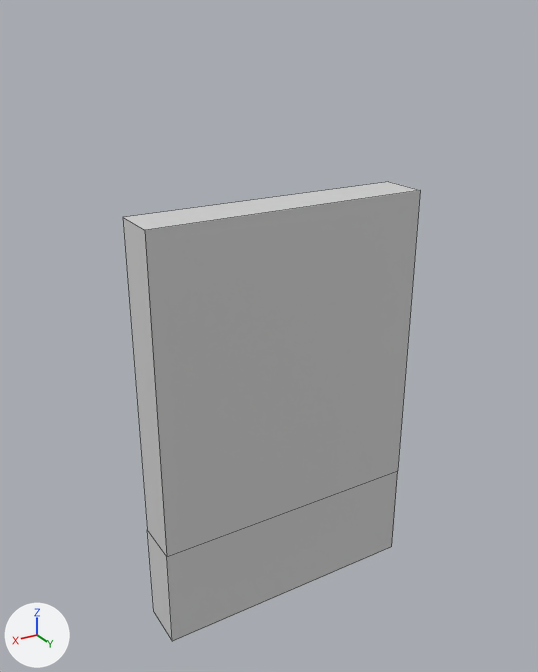
Two versions of the OBJ model Assets/Art/3D/wall.obj, one commit apart.
Both versions are drawn from a 50 mm lens placed at (2.48, 4.14, 4.09), pointed at (0.06, 0.1, 2.07). Arrows for +X, +Y and +Z are at lower left; the lights stay in place. Mesh edges are drawn as thin lines. Where no turn or scale is listed for an object, it has been applied to the vertices.

The first picture shows 'Plane_Plane.002'.
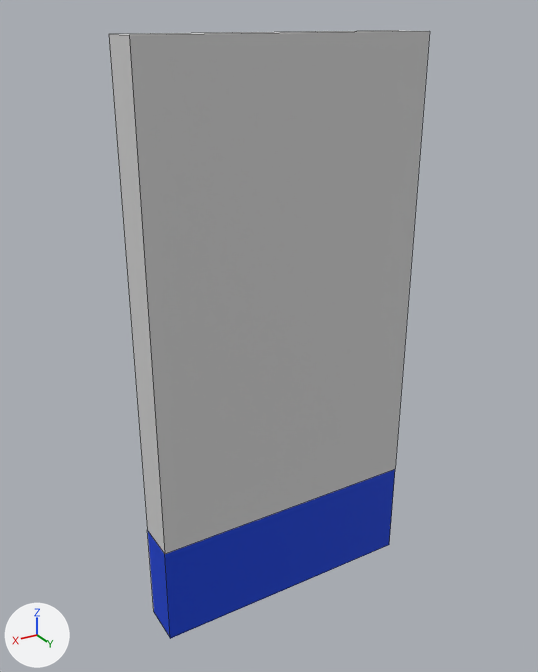
Changed parts and their boxes (x1, y1, x2, y2) in the pictures (538 x 672 px):
```json
{"object": "Plane_Plane.002", "change": "recoloured, reshaped", "before": [123, 182, 420, 642], "after": [109, 30, 429, 639], "on screen": "grey to blue, 8% wider, 32% taller"}
```

The change, as JSON lines over the scene's bpy script:
```json
{"op": "add", "block": "mat_wall_orange", "code": ["mat_wall_orange = principled_material('wall_orange')", "mat_wall_orange.base_color = (0.0, 0.0463, 0.64)  # blue #003dd1", "mat_wall_orange.roughness = 0.69"]}
{"block": "me_plane_plane_002", "where": "me_plane_plane_002.from_pydata(...)  # 12 vertices, 10 faces; spans x -1.0..1.0, y 0.0..0.33, z 0.0..3.0"}
{"block": "me_plane_plane_002", "where": "# used by ob_plane_plane_002; location = (0.0, 0.0, 0.0)"}
{"block": "me_plane_plane_002", "where": "# before: 4 (-1.0, 0.33, 0.0) at pixel (391, 546), 5 (1.0, 0.33, 0.0) at pixel (172, 641), 8 (1.0, 0.33, 0.75) at pixel (166, 556), 11 (-1.0, 0.33, 0.75) at pixel (397, 470)"}
{"block": "me_plane_plane_002", "change": "me_plane_plane_002 part 1"}
{"op": "add", "block": "me_plane_plane_002", "code": "for i in [4, 5, 8, 11]: me_plane_plane_002.vertices[i].co += Vector((0.0, -0.03, 0.0))"}
{"op": "set", "path": "me_plane_plane_002.vertices[2].co", "old": "(-1.0, 0.0, 3.0)", "new": "(-1.0, 0.0, 4.0)", "note": "pixel (388, 181) -> pixel (398, 30)"}
{"op": "set", "path": "me_plane_plane_002.vertices[3].co", "old": "(1.0, 0.0, 3.0)", "new": "(1.0, 0.0, 4.0)", "note": "pixel (122, 217) -> pixel (108, 34)"}
{"op": "set", "path": "me_plane_plane_002.vertices[6].co", "old": "(-1.0, 0.33, 3.0)", "new": "(-1.0, 0.3, 4.0)", "note": "pixel (420, 190) -> pixel (429, 31)"}
{"op": "set", "path": "me_plane_plane_002.vertices[7].co", "old": "(1.0, 0.33, 3.0)", "new": "(1.0, 0.3, 4.0)", "note": "pixel (144, 230) -> pixel (129, 35)"}
{"op": "remove", "block": "me_plane_plane_002", "code": "me_plane_plane_002.materials.append(mat_blue)  # light grey #d1d1d1"}
{"op": "add", "block": "me_plane_plane_002", "code": "me_plane_plane_002.materials.append(mat_wall_orange)  # blue #003dd1"}
```
